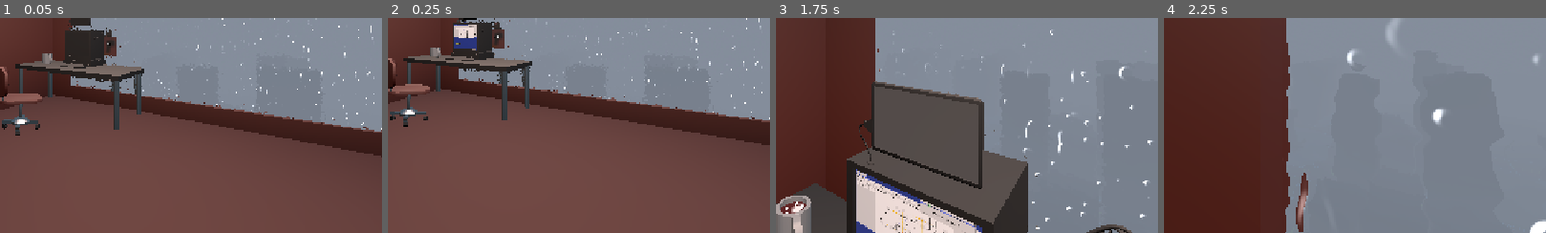
Above: before the commit, frames 1-4 (left to right).
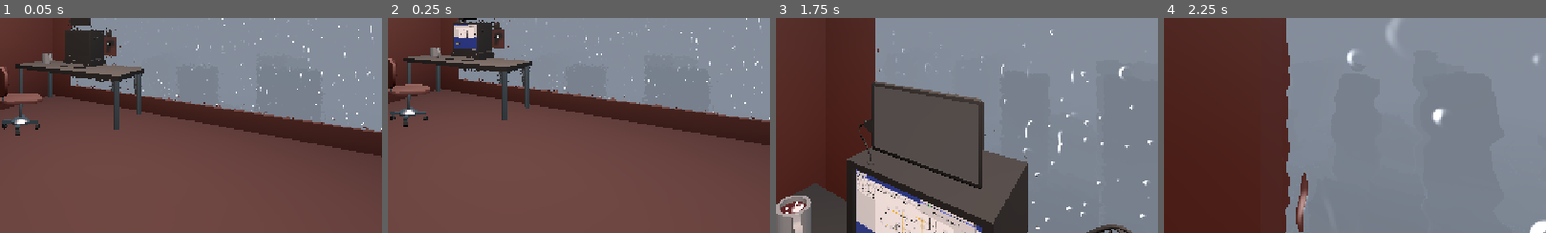
Above: after the commit, the same moments.

Repository: Ciph3rzer0/brackeys-2026.2-trust-no-one
Game: Godot game, scene res://scenes/city.tscn
Two runs of this game, one before a commit and one after it. Both use one fixed random seed, a clock stepped at 60 frames per second and the inputs below. The engine's default icon, where the game draws it, is replaced by a stand-in: a white triangle on a blue panel in a dark square. Sound files missing from this copy of the repository are replaced by a short silence.
Inputs (mouse positions are % of the whole screen's width and height, from its top left):
- Up to frame 1 (0.05 s): no input
- Up to frame 2 (0.25 s): no input
- Up to frame 3 (1.75 s): tap Enter at 0.5 s; move the mouse to (55, 50) at 0.52 s; hold E (pc_interact) 0.53-1.28 s; hold W (pc_forward) from 0.53 s (still down); click (55, 50) at 0.67 s; tap Space at 0.77, 1.52 s; move the mouse to (45, 50) at 1.27 s; tap Q at 1.35 s
- Up to frame 4 (2.25 s): keep holding W (pc_forward); move the mouse to (52, 48) at 2.02 s; hold Ctrl from 2.03 s (still down)
The pictures show only the part of the screen within x 42-92%, y 48-98%; the shares and areas given below are measured in that part.

Frames 1-2 are identical in both runs. In frame 3, 0.1% of the frame differs, in the area x 21-38%, y 74-90%; in frame 4, nothing differs.
Error in both runs: Invalid assignment of property or key 'plate' with value of type 'String' on a base object of type 'Resource (Quest)'. (res://autoloads/quest_system.gd:19)

Commit message:
feat: vehicle sightings are logging

Diff:
--- a/scripts/database/database.gd
+++ b/scripts/database/database.gd
@@ -13,6 +13,5 @@
 	seed(7)
 	rms_persons = MockDataFactory.generate_rows(100)
 	rms_vehicles = MockDataFactory.generate_vehicles(100)
-	print(rms_vehicles)
-	vehicle_sightings = MockDataFactory.generate_vehicle_sightings(2, rms_persons)
+	vehicle_sightings = MockDataFactory.generate_vehicle_sightings(4, rms_vehicles)
 	refresh()
--- a/scripts/database/mock_data_factory.gd
+++ b/scripts/database/mock_data_factory.gd
@@ -50,26 +50,26 @@
 	"Sunroof", "Aftermarket exhaust"
 ]
 
-static func generate_vehicle_sightings(count: int = 100, persons: Array[SchemaRmsPersons] = []) -> Array[SchemaVehicleSightings]:
+static func generate_vehicle_sightings(count: int = 100, vehicles: Array[SchemaRmsVehicles] = []) -> Array[SchemaVehicleSightings]:
 	count = clampi(count, 0, 1000)
 	var sightings: Array[SchemaVehicleSightings] = []
 	for i in range(count):
-		sightings.append(generate_vehicle_sighting(i + 1, persons))
+		sightings.append(generate_vehicle_sighting(i + 1, vehicles))
 	return sightings
 
-static func generate_vehicle_sighting(sighting_id: int = 1, persons: Array[SchemaRmsPersons] = []) -> SchemaVehicleSightings:
+static func generate_vehicle_sighting(sighting_id: int = 1, vehicles: Array[SchemaRmsVehicles] = []) -> SchemaVehicleSightings:
 	var sighting := SchemaVehicleSightings.new()
 	sighting.sighting_id = sighting_id
-	sighting.vehicle_plate = persons.pick_random().car_plate if not persons.is_empty() else _generate_plate()
 
+	var vehicle: SchemaRmsVehicles = vehicles.pick_random() if not vehicles.is_empty() else generate_vehicle()
+
+	sighting.vehicle_plate = vehicle.plate
 	var now := Time.get_unix_time_from_system()
 	sighting.unix_timestamp = int(now - randi_range(0, SIGHTING_LOOKBACK_SECONDS))
-
 	sighting.camera_id = "CAM-%03d" % randi_range(1, 40)
-	sighting.vehicle_color = VEHICLE_COLORS.pick_random()
-	sighting.vehicle_type = VEHICLE_TYPES.pick_random()
-	sighting.vehicle_features = _generate_features()
-
+	sighting.vehicle_color = vehicle.color
+	sighting.vehicle_type = vehicle.type
+	sighting.vehicle_features = vehicle.features
 	return sighting
 
 static func generate_rows(count: int = 100) -> Array[SchemaRmsPersons]:
--- a/ui/city-map/camera.gd
+++ b/ui/city-map/camera.gd
@@ -15,13 +15,15 @@
 	$ALERT.visible = false
 
 
-func log_car_sighting(vehicle: Node2D):
+func log_car_sighting(vehicle: Vehicle):
 	print("Camera ", camera_name, " sees ", vehicle.name)
 	var sighting = SchemaVehicleSightings.new()
 	#sighting.sighting_id: int
 	sighting.unix_timestamp = Time.get_unix_time_from_system()
 	sighting.camera_id = camera_name
-	#sighting.vehicle_plate: String
-	#sighting.vehicle_color: String
-	#sighting.vehicle_type: String
-	#sighting.vehicle_features: Array[String]
+	sighting.vehicle_plate = vehicle.plate
+	sighting.vehicle_color = vehicle.color
+	sighting.vehicle_type = vehicle.type
+	sighting.vehicle_features = vehicle.features
+	GameManager.database.vehicle_sightings.append(sighting)
+	GameManager.database.refresh()
--- a/ui/city-map/vehicle.gd
+++ b/ui/city-map/vehicle.gd
@@ -6,6 +6,11 @@
 
 @export var speed: float = 200.0
 @export var arrive_threshold: float = 8.0
+
+var plate: String
+var color: String
+var type: String
+var features: Array[String]
 
 var path: PackedVector2Array
 var path_index: int = 0
@@ -20,6 +25,14 @@
 
 func is_done() -> bool:
 	return path_index >= path.size()
+
+func _ready() -> void:
+	seed(-7718)
+	var vehicle = GameManager.database.rms_vehicles.pick_random()
+	plate = vehicle.plate
+	color = vehicle.color
+	type = vehicle.type
+	features = vehicle.features
 
 func _physics_process(_delta: float) -> void:
 	if is_done():
--- a/ui/tables/rms_persons/rms_persons_table_view.gd
+++ b/ui/tables/rms_persons/rms_persons_table_view.gd
@@ -4,6 +4,7 @@
 var _rows: Array[RmsPersonsRowView]
 
 func set_table_items(rows: Array[SchemaRmsPersons]):
+	clear_table_rows()
 	for new_source_row in rows:
 		var new_table_row: RmsPersonsRowView = %TableRow.duplicate()
 		new_table_row.set_source_row(new_source_row)
@@ -11,6 +12,12 @@
 		_rows.append(new_table_row)
 		%TableBody.add_child(new_table_row)
 
+func clear_table_rows():
+	print("clearing row")
+	for child in get_children():
+		if child != %TableRow:
+			child.queue_free()
+
 func _on_plate_filter_filter_changed(text: String) -> void:
 	for row in _rows:
 		row.visible = !text or text.is_subsequence_ofn(row.source_row.car_plate)
--- a/ui/tables/vehicle_sightings/vehicle_sightings_table_view.gd
+++ b/ui/tables/vehicle_sightings/vehicle_sightings_table_view.gd
@@ -9,6 +9,7 @@
 	)
 
 func set_table_items(rows: Array[SchemaVehicleSightings]):
+	clear_table_rows()
 	for new_source_row in rows:
 		var new_table_row: VehicleSightingsRowView = %TableRow.duplicate()
 		new_table_row.set_source_row(new_source_row)
@@ -16,6 +17,12 @@
 		_rows.append(new_table_row)
 		%TableBody.add_child(new_table_row)
 
+func clear_table_rows():
+	print("clearing row")
+	for row in _rows:
+		row.queue_free()
+	_rows.clear()
+
 func _on_plate_filter_filter_changed(text: String) -> void:
 	for row in _rows:
 		row.visible = !text or text.is_subsequence_ofn(row.source_row.vehicle_plate)
